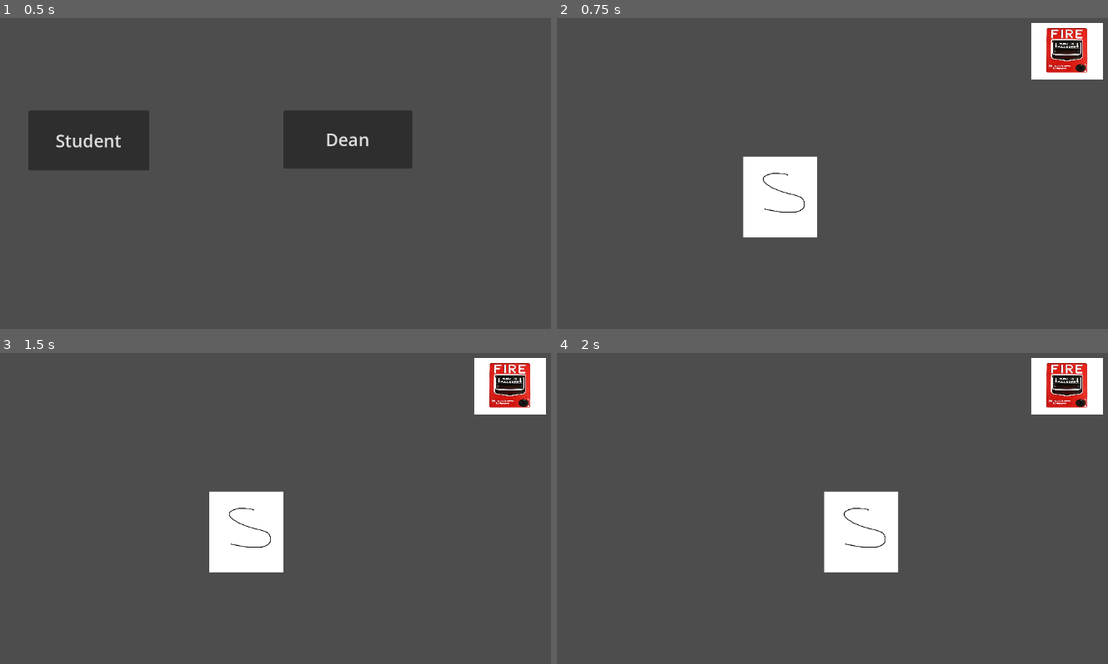
Above: before the commit, frames 1-4 (two rows, left to right).
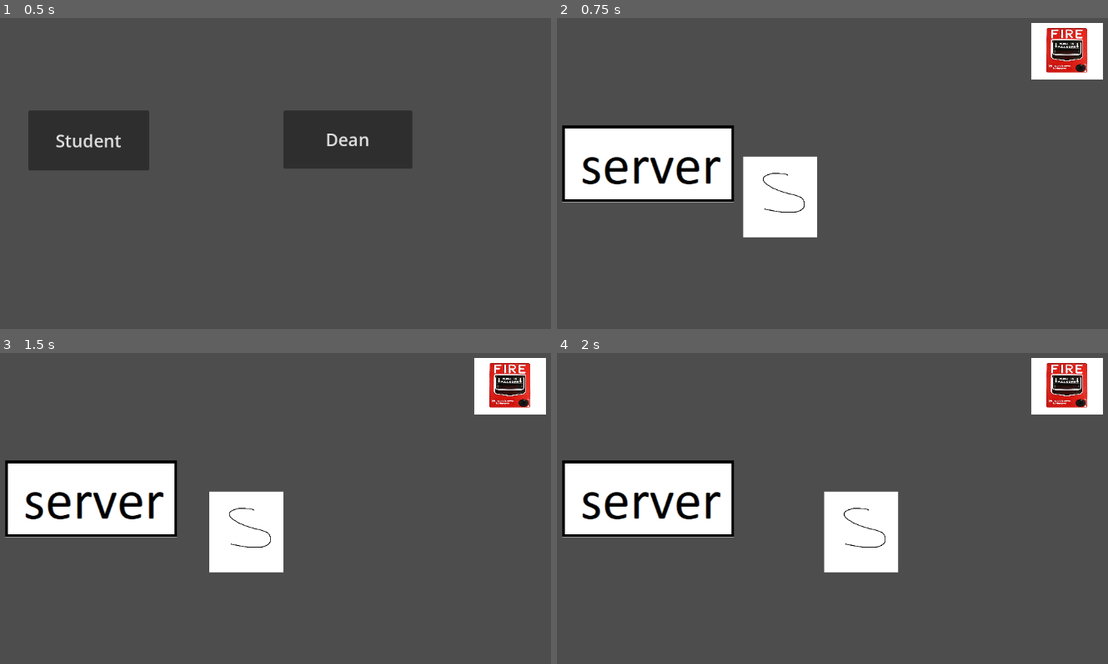
Above: after the commit, the same moments.

Repository: Deans-Paranoia/Deans-Paranoia
Game: Godot game, scene res://scenes/start_menu.tscn
Two runs of this game, one before a commit and one after it. Both use one fixed random seed, a clock stepped at 60 frames per second and the inputs below. The engine's default icon, where the game draws it, is replaced by a stand-in: a white triangle on a blue panel in a dark square.
Inputs:
- Up to frame 1 (0.5 s): no input
- Up to frame 2 (0.75 s): click "Student" at 0.5 s
- Up to frame 3 (1.5 s): tap Enter at 1.25 s; hold D (right) from 1.28 s (still down); tap Tab (open_tablet) at 1.35 s
- Up to frame 4 (2 s): keep holding D (right)

Frame 1 is identical in both runs. In frame 2, 7.7% of the frame differs, in the area x 0-33%, y 34-60%; in frame 3, 7.7%; in frame 4, 7.7%.

Commit message:
Umieszczenie servera w scenie level w celu przetestowania funkcjonalnosci servera.

Diff:
--- a/scenes/level.tscn
+++ b/scenes/level.tscn
@@ -1,9 +1,13 @@
-[gd_scene load_steps=3 format=3 uid="uid://podb4rxtyveg"]
+[gd_scene load_steps=4 format=3 uid="uid://podb4rxtyveg"]
 
 [ext_resource type="Script" path="res://scripts/levelSetup.gd" id="1_xklf6"]
 [ext_resource type="PackedScene" uid="uid://ci2w51qx0u74u" path="res://scenes/fire_alarm.tscn" id="2_y0lwb"]
+[ext_resource type="PackedScene" uid="uid://bsgmwg36gvtxu" path="res://scenes/server.tscn" id="3_00481"]
 
 [node name="level" type="Node2D"]
 script = ExtResource("1_xklf6")
 
 [node name="fire_alarm" parent="." instance=ExtResource("2_y0lwb")]
+
+[node name="server" parent="." instance=ExtResource("3_00481")]
+position = Vector2(347, 268)
